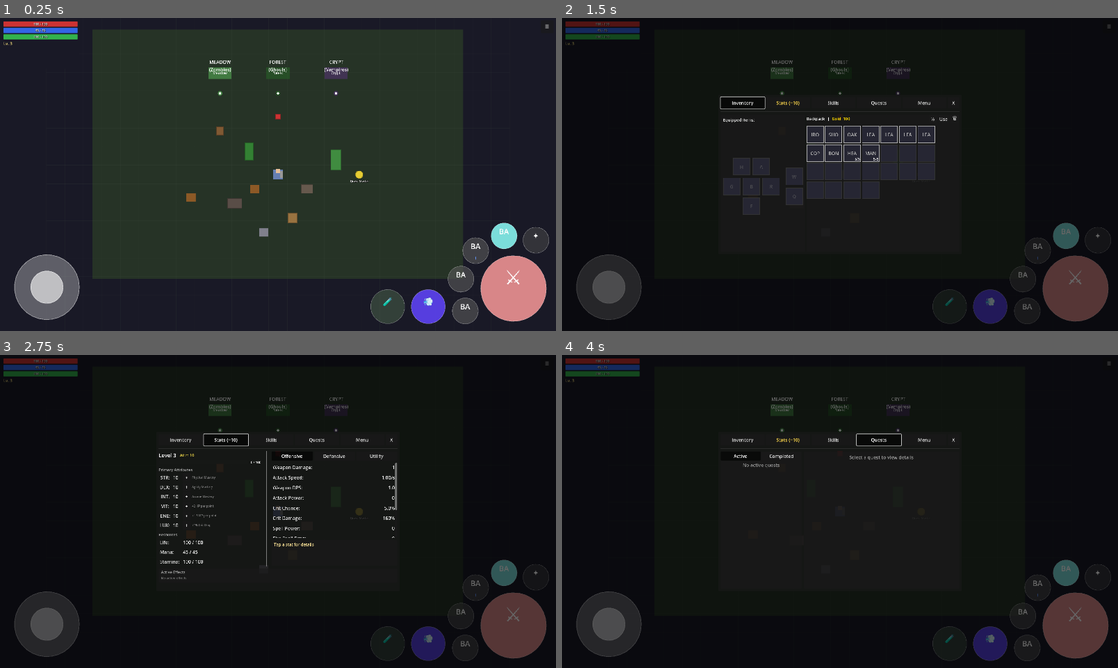
Above: before the commit, frames 1-4 (two rows, left to right).
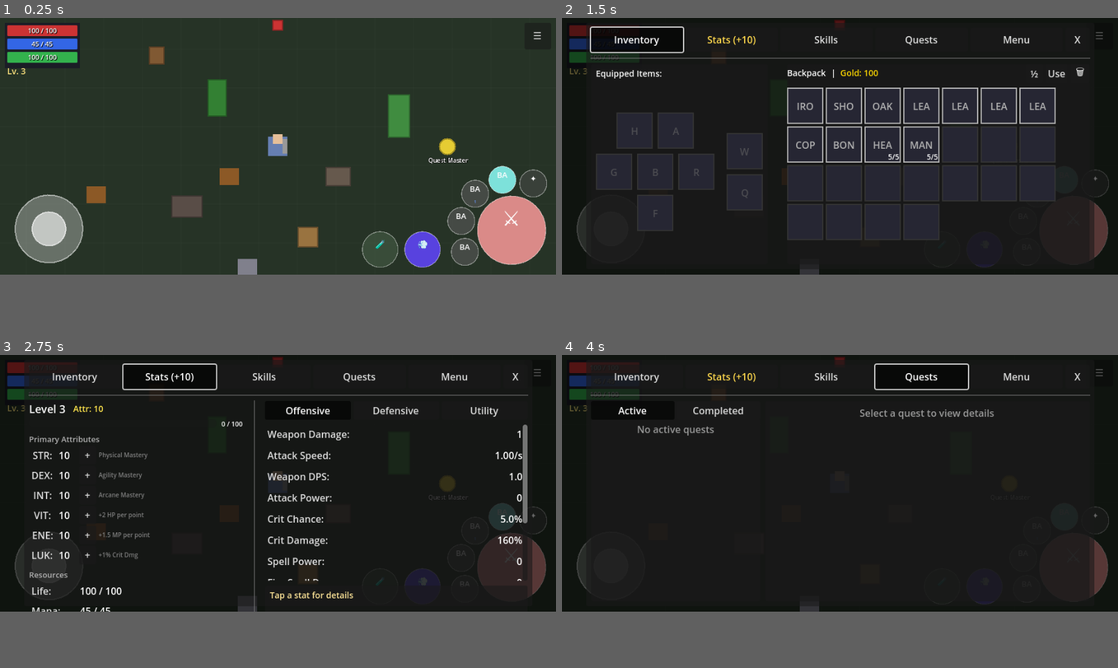
Above: after the commit, the same moments.

Repository: MatousHruska/MobileTestia
Game: Godot game, scene res://scenes/world/test_zone.tscn
Two runs of this game, one before a commit and one after it. Both use one fixed random seed, a clock stepped at 60 frames per second and the inputs below.
Inputs:
- Up to frame 1 (0.25 s): no input
- Up to frame 2 (1.5 s): click "☰" at 0.5 s; click "Inventory" at 1.25 s
- Up to frame 3 (2.75 s): click "Stats (+10)" at 2 s
- Up to frame 4 (4 s): click "Skills" at 2.75 s; click "Quests" at 3.5 s
In our replay, the window is 800x450 before the commit and 800x369 after it. These sizes can differ from the game's own. Grey fills any space a smaller window leaves; there, only what the larger window draws over its background counts as a difference.

The runs differ from the first frame. In frame 1, 39% of the frame differs, in the area x 0-100%, y 0-98%; in frame 2, 31%; in frame 3, 16%; in frame 4, 10%.

Commit message:
Database change

Diff:
--- a/databases/exports/gameplay_settings.json
+++ b/databases/exports/gameplay_settings.json
@@ -1,5 +1,4 @@
 {
-  "inventory_slots": 25,
   "base_vitality": 10,
   "base_energy": 10,
   "base_strength": 10,
@@ -26,5 +25,6 @@
   "armor_constant": 50,
   "points_per_level": 5,
   "skill_points_per_level": 1,
-  "xp_per_level": 100
+  "xp_per_level": 100,
+  "inventory_slots": 25
 }
--- a/project.godot
+++ b/project.godot
@@ -37,8 +37,8 @@
 
 [display]
 
-window/size/viewport_width=1920
-window/size/viewport_height=1080
+window/size/viewport_width=918
+window/size/viewport_height=424
 window/stretch/mode="viewport"
 window/stretch/aspect="expand"
 
Not shown, changed: databases/TesiaDatabase.xlsm
